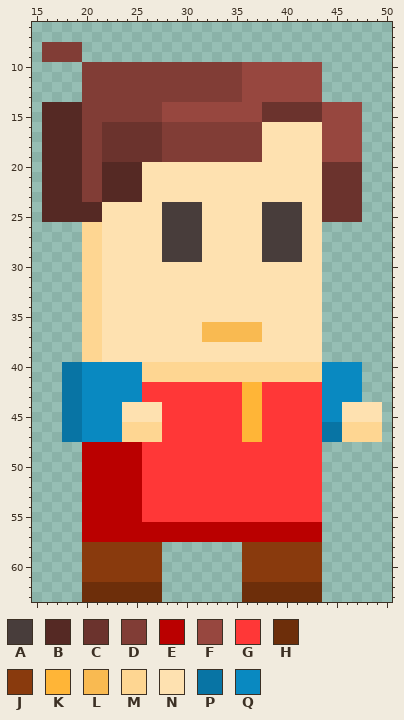
One commit to this pixel-art sprite: Bilder/Standardspielfiguren/Spielfiguren/Blob_2_geradeDesign4.png. The first picture shows the starting point.
The file is 64x64 pixels. Colours within 5 levels of each other are drawn and written as one. Shown: x 15..50, y 6..63.
Palette (. is transparent): A #483d3b  B #552924  C #6b332d  D #813d36  E #ba0000  F #97473f  G #ff3737  H #6d2e0a  J #893a0d  K #ffb537  L #f9ba51  M #fed692  N #fee1b0  P #0874a4  Q #0989c1
The result:
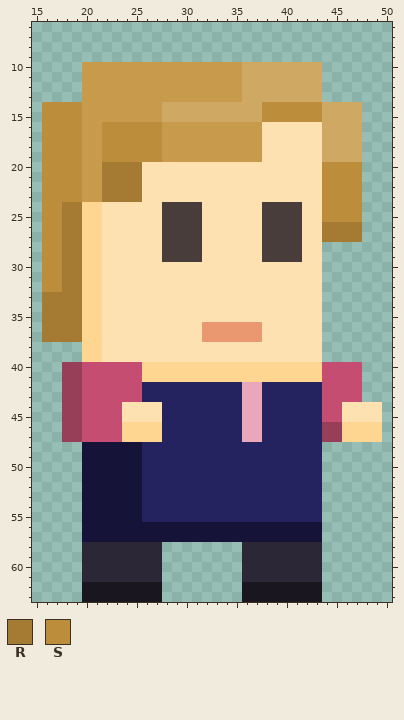
Colours new in this view: R #a57b33  S #bc8d3a
The edit:
Colour D changes from #813d36 to #c89b4c.
Colour E changes from #ba0000 to #151438.
Colour F changes from #97473f to #cfa863.
Colour G changes from #ff3737 to #24235f.
Colour H changes from #6d2e0a to #191620.
Colour J changes from #893a0d to #2c2736.
Colour K changes from #ffb537 to #eaa7bb.
Colour L changes from #f9ba51 to #ea9870.
Colour P changes from #0874a4 to #973e58.
Colour Q changes from #0989c1 to #c44d71.
Colour B becomes colour M in rows 24 to 25 at x 20 to 21.
The author put colour R in rows 26 to 27 at x 18 to 19 and 44 to 47; in rows 28 to 32 at x 18 to 19; in rows 33 to 37 at x 16 to 19.
Colour B becomes colour R in rows 20 to 23 at x 22 to 25; in rows 24 to 25 at x 18 to 19.
The author put colour S in rows 26 to 32 at x 16 to 17.
Colour B becomes colour S in rows 14 to 23 at x 16 to 19; in rows 24 to 25 at x 16 to 17.
Colour C becomes colour S in rows 14 to 15 at x 38 to 43; in rows 16 to 19 at x 22 to 27; in rows 20 to 25 at x 44 to 47.
Colour D is removed in rows 8 to 9 at x 16 to 19.
Where, in picture pixels (left, top, right, bottom), the same in both pictures:
changed: (42, 42, 362, 602)
